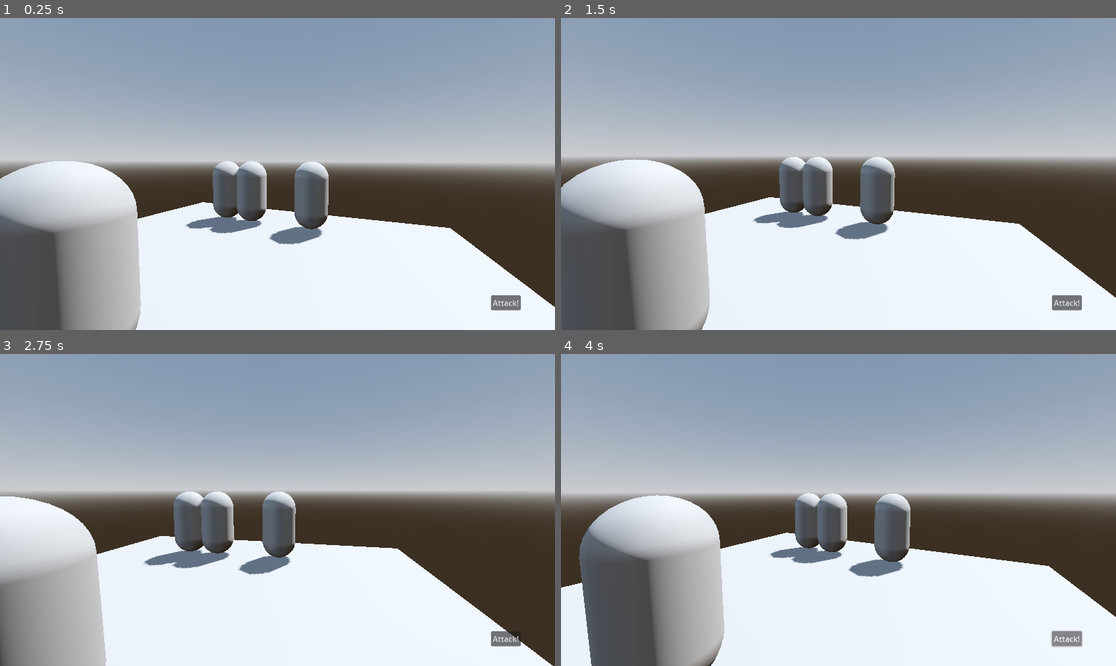
Above: before the commit, frames 1-4 (two rows, left to right).
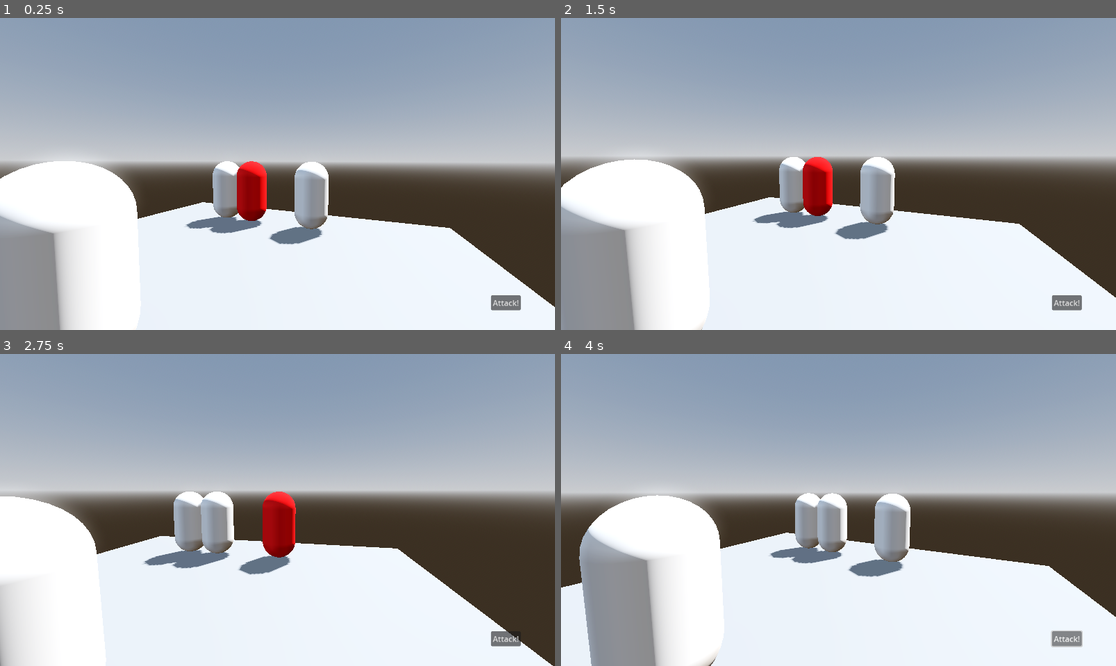
Above: after the commit, the same moments.

Repository: blazetbd/turnbaseddemo
Game: Godot game, scene res://world.tscn
Same seed, same stepped clock (60 frames per second), same inputs: the game is played once before the commit and once after it.
Inputs:
- Up to frame 1 (0.25 s): no input
- Up to frame 2 (1.5 s): hold D (right) 0.53-1.28 s; hold Space (confirm) 0.53-1.28 s; hold A (left) from 1.28 s (still down); tap Space (confirm) at 1.35 s
- Up to frame 3 (2.75 s): release A (left) at 2.03 s; hold D (right) from 2.03 s (still down); hold Space (confirm) from 2.03 s (still down)
- Up to frame 4 (4 s): release Space (confirm) at 2.78 s; tap Space (confirm) at 2.85 s; release D (right) at 3.5 s; click "Attack!" at 3.5 s

The runs differ from the first frame. In frame 1, 15% of the frame differs, in the area x 0-60%, y 45-100%; in frame 2, 16%, in the area x 0-61%, y 44-100%; in frame 3, 11%; in frame 4, 15%.

Commit message:
Add enemy highlighting

Diff:
--- a/turnbaseddemo/battle_template/battle_template.gd
+++ b/turnbaseddemo/battle_template/battle_template.gd
@@ -2,12 +2,13 @@
 
 
 var turn_queue: Array = []
-var curr_unit: Character
+var current_unit: Character
 
 var enemies: Array[Node3D] = []
 var party: Array[Node3D] = []
 var current_target_index: int = 0
 var current_target: Node3D = null
+var previous_target: Node3D = null
 
 var attacking: bool = false
 
@@ -72,23 +73,26 @@
 
 	var camera_rig = $CameraRig
 	print("Queue: " + str(turn_queue))
-	curr_unit = turn_queue.pop_front()
-	curr_unit.take_turn()
+	current_unit = turn_queue.pop_front()
+	current_unit.take_turn()
 
-	if curr_unit.team == "enemy":
-		camera_rig.target_to_look_at = curr_unit
+	if current_unit.team == "enemy":
+		toggle_color(previous_target, Color.WHITE)
+		camera_rig.target_to_look_at = current_unit
 		await attack(party[0])
 		end_current_turn()
 	else:
 		print("Player turn!")
-		camera_rig.global_position = curr_unit.global_position
+		camera_rig.global_position = current_unit.global_position
 		camera_rig.global_position.y += 2
 		camera_rig.global_position.x += 2
 		camera_rig.target_to_look_at = current_target
+		toggle_color(current_target, Color.RED)
+		previous_target = current_target
 
 func end_current_turn():
 	print("End turn")
-	curr_unit.end_turn()
+	current_unit.end_turn()
 	next_turn()
 
 
@@ -103,17 +107,30 @@
 	if enemies.size() == 0:
 		return
 
+	if previous_target:
+		toggle_color(previous_target, Color.WHITE)
+
 	current_target_index = (current_target_index + direction) % enemies.size()
 	current_target = enemies[current_target_index]
+	toggle_color(current_target, Color.RED)
 	print(current_target)
 
 	var camera_rig = $CameraRig
 	camera_rig.target_to_look_at = current_target
 
+	previous_target = current_target
+
+
+func toggle_color(target, color) -> void:
+	var mesh = target.model
+	var material = mesh.get_active_material(0)
+
+	material.albedo_color = color
+
 
 func attack(target) -> void:
 	attacking = true
-	target.health -= curr_unit.attack
+	target.health -= current_unit.attack
 	print(target.team + ": " + str(target.health))
 	await get_tree().create_timer(3).timeout
 	attacking = false
--- a/turnbaseddemo/character/character.gd
+++ b/turnbaseddemo/character/character.gd
@@ -4,6 +4,7 @@
 class_name Character
 
 
+@onready var model = $CollisionShape3D/MeshInstance3D
 var team: String
 @export var health: int = 100
 @export var attack: int = 10
--- a/turnbaseddemo/character/character.tscn
+++ b/turnbaseddemo/character/character.tscn
@@ -1,10 +1,15 @@
-[gd_scene load_steps=4 format=3 uid="uid://cx5sovbggc2qf"]
+[gd_scene load_steps=5 format=3 uid="uid://cx5sovbggc2qf"]
 
 [ext_resource type="Script" uid="uid://cux72yorqctue" path="res://character/character.gd" id="1_yf0e5"]
 
 [sub_resource type="CapsuleShape3D" id="CapsuleShape3D_phxro"]
 
+[sub_resource type="StandardMaterial3D" id="StandardMaterial3D_yf0e5"]
+resource_local_to_scene = true
+
 [sub_resource type="CapsuleMesh" id="CapsuleMesh_yf0e5"]
+resource_local_to_scene = true
+material = SubResource("StandardMaterial3D_yf0e5")
 
 [node name="Character" type="CharacterBody3D" groups=["characters"]]
 script = ExtResource("1_yf0e5")
